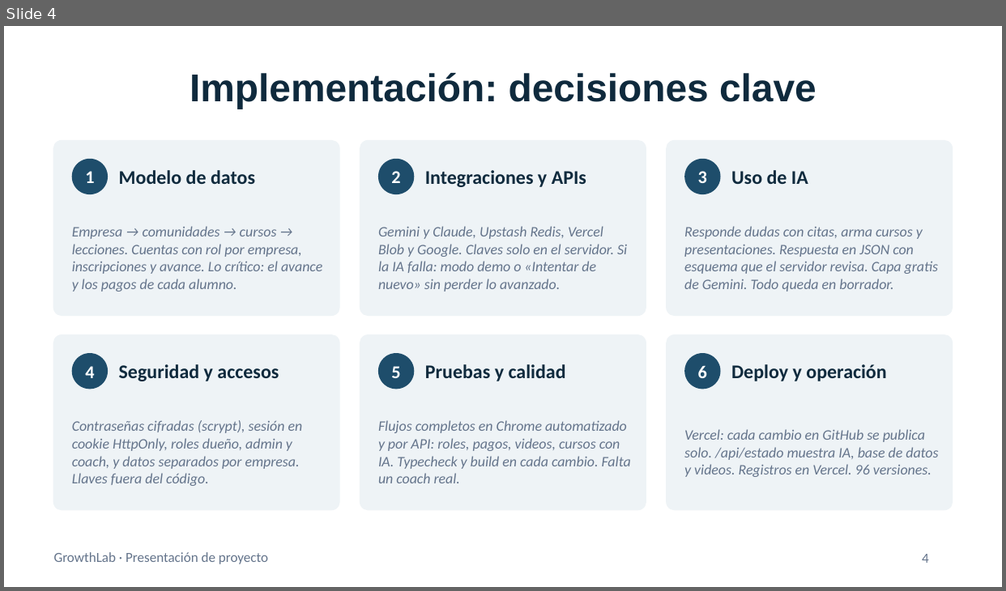
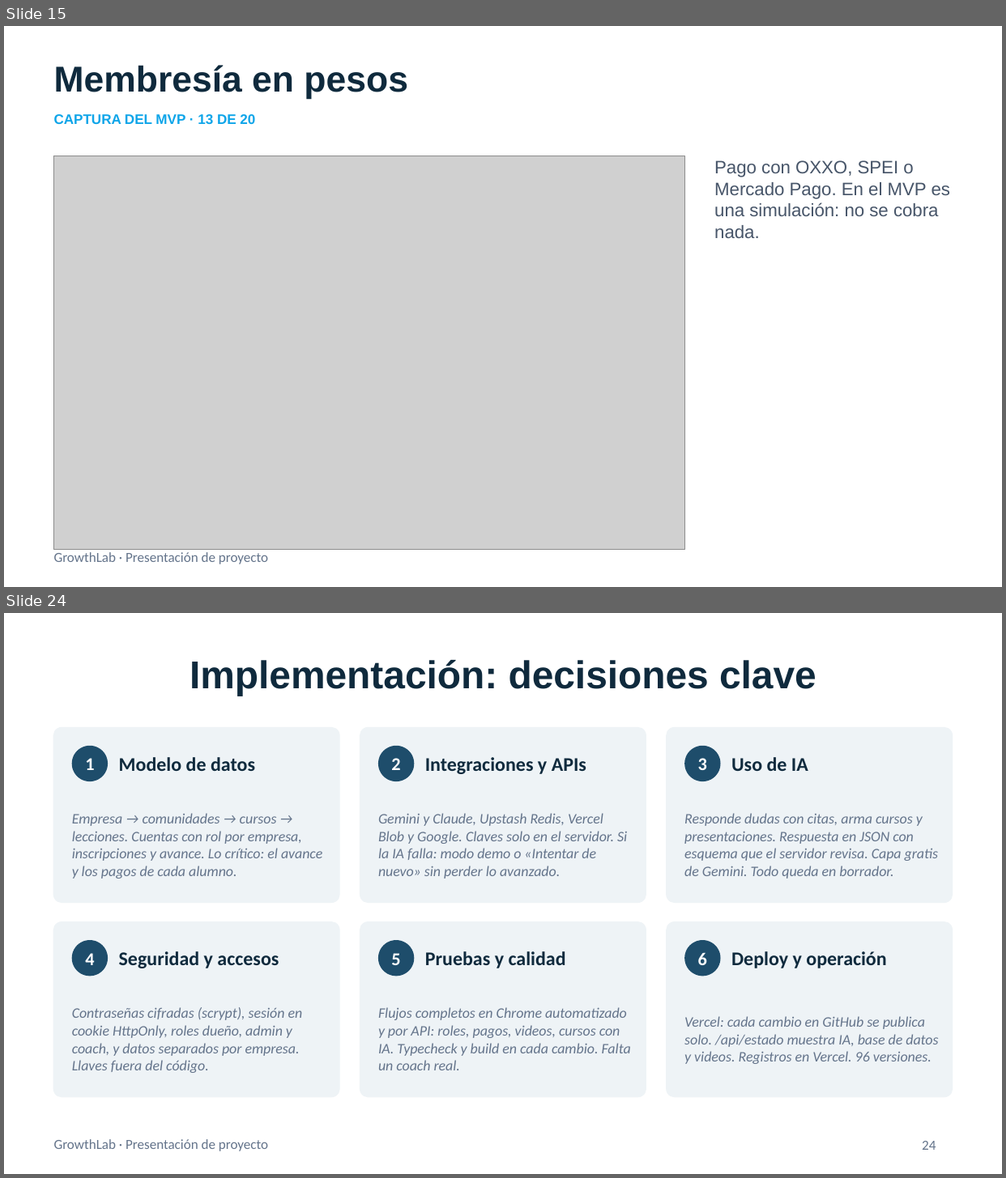
Before and after one commit to 3tted/plataforma-cursos-mvp, a slide deck: docs/Presentacion-GrowthLab-Merkatics.pptx. Shown one above the other, each under a label of ours: slide 4 before the commit, slides 15 and 24 after it; the slides between them are not shown. The pictures are 1006x591 and 1006x1178 pixels, drawn with LibreOffice and Linux fonts; fonts in the diff are those of the drawing; grey boxes stand for pictures. Boxes give left, top, right and bottom in pixels: in the first picture for what was removed or moved away, otherwise in the second. Text is boxed around its words. In the diff, an @@ line names an element or a change of style, - is before the commit and + after.

```diff
--- a/docs/Presentacion-GrowthLab-Merkatics.pptx
+++ b/docs/Presentacion-GrowthLab-Merkatics.pptx
@@ slide 15 added at <box>4,26,1002,587</box>, background #FFFFFF; not listed: 1 template element that a slide beside it also shows @@
@@ text added at <box>54,65,408,99</box>, 26 pt, text #0F2A3D, bold @@
+Membresía en pesos
@@ text added at <box>54,114,255,124</box>, 10 pt, text #0EA5E9, bold @@
+CAPTURA DEL MVP · 13 DE 20
@@ picture added at <box>54,156,684,550</box> @@
@@ text added at <box>714,160,950,238</box>, 13 pt, text #475569 @@
+Pago con OXXO, SPEI o Mercado Pago. En el MVP es una simulación: no se cobra nada.
@@ what was slide 4 is now slide 24 @@
@@ page number at <box>922,1141,936,1150</box>: text changed @@
-4
+24
```
Also in this commit, not shown: 1 slide changed, 19 other slides added.
